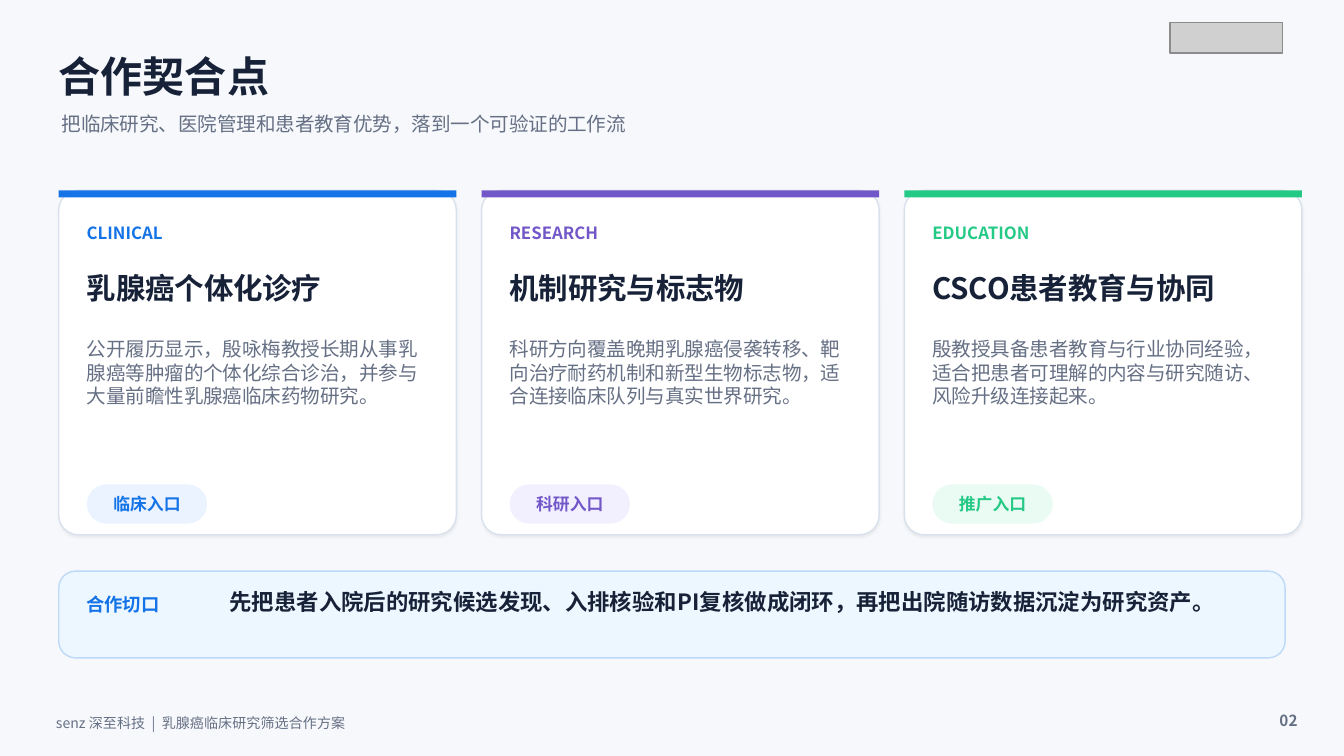
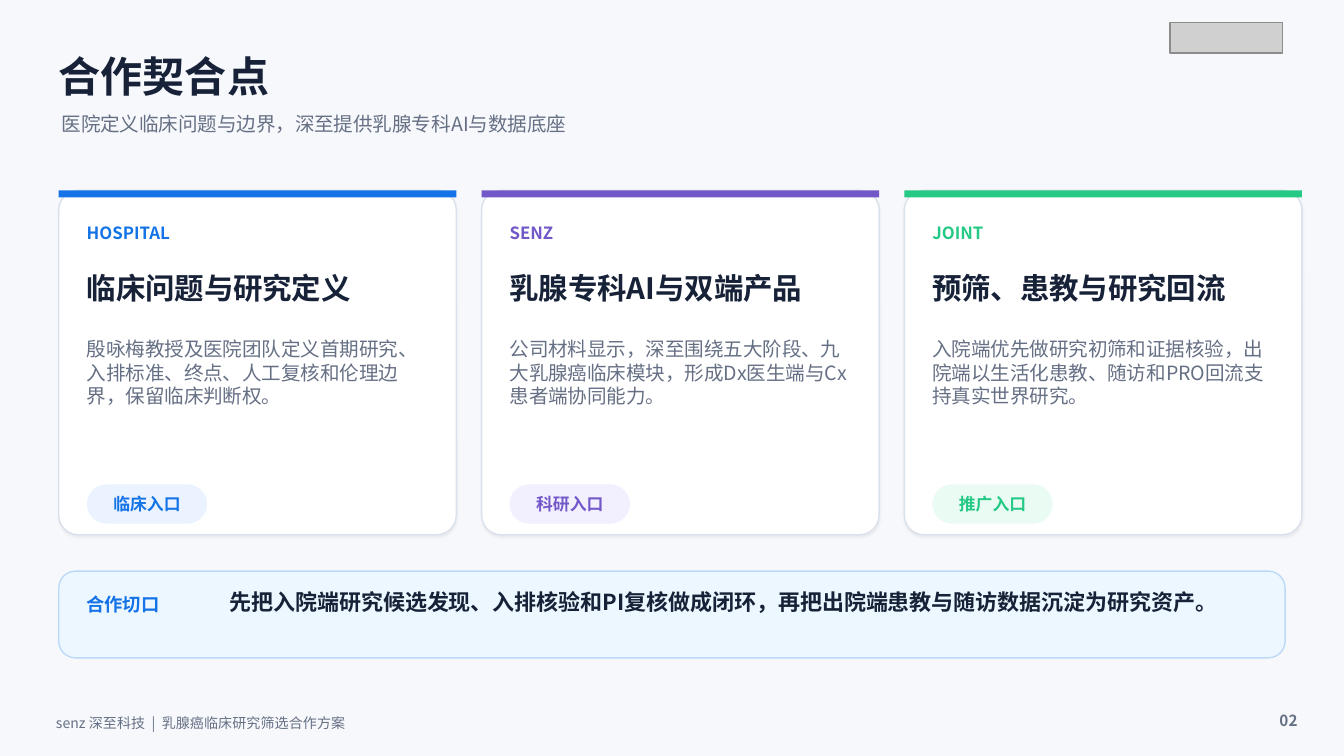
Before and after one commit to kylokuo/AI4BrCa, a slide deck: slide 2 of docs/殷咏梅教授_临床研究筛选合作方案.pptx. Drawn at 1344x756 pixels with LibreOffice and Linux fonts; fonts in the diff are those of the drawing; grey boxes stand for pictures. Boxes give left, top, right and bottom in pixels: in the first picture for what was removed or moved away, otherwise in the second. Text is boxed around its words. In the diff, an @@ line names an element or a change of style, - is before the commit and + after.

Commit message:
Update hospital expert collaboration materials

```diff
--- a/docs/殷咏梅教授_临床研究筛选合作方案.pptx
+++ b/docs/殷咏梅教授_临床研究筛选合作方案.pptx
@@ text at bbox=[62, 114, 567, 133]: text changed @@
-把临床研究、医院管理和患者教育优势，落到一个可验证的工作流
+医院定义临床问题与边界，深至提供乳腺专科AI与数据底座
@@ text at bbox=[87, 226, 170, 240]: text changed @@
-CLINICAL
+HOSPITAL
@@ text at bbox=[510, 226, 554, 239]: text changed @@
-RESEARCH
+SENZ
@@ text at bbox=[932, 226, 983, 240]: text changed @@
-EDUCATION
+JOINT
@@ text at bbox=[87, 273, 351, 302]: text changed @@
-乳腺癌个体化诊疗
+临床问题与研究定义
@@ text at bbox=[510, 274, 803, 302]: text changed @@
-机制研究与标志物
+乳腺专科AI与双端产品
@@ text at bbox=[932, 273, 1225, 302]: text changed @@
-CSCO患者教育与协同
+预筛、患教与研究回流
@@ text at bbox=[87, 339, 418, 405]: text changed @@
-公开履历显示，殷咏梅教授长期从事乳腺癌等肿瘤的个体化综合诊治，并参与大量前瞻性乳腺癌临床药物研究。
+殷咏梅教授及医院团队定义首期研究、入排标准、终点、人工复核和伦理边界，保留临床判断权。
@@ text at bbox=[510, 339, 847, 405]: text changed @@
-科研方向覆盖晚期乳腺癌侵袭转移、靶向治疗耐药机制和新型生物标志物，适合连接临床队列与真实世界研究。
+公司材料显示，深至围绕五大阶段、九大乳腺癌临床模块，形成Dx医生端与Cx患者端协同能力。
@@ text at bbox=[932, 339, 1263, 405]: text changed @@
-殷教授具备患者教育与行业协同经验，适合把患者可理解的内容与研究随访、风险升级连接起来。
+入院端优先做研究初筛和证据核验，出院端以生活化患教、随访和PRO回流支持真实世界研究。
@@ text at bbox=[230, 591, 1218, 613]: text changed; size 12.1 to 11.8 pt @@
-先把患者入院后的研究候选发现、入排核验和PI复核做成闭环，再把出院随访数据沉淀为研究资产。
+先把入院端研究候选发现、入排核验和PI复核做成闭环，再把出院端患教与随访数据沉淀为研究资产。
```
Also in this commit, not shown: 1 slide added, 1 slide removed, 3 other files.
